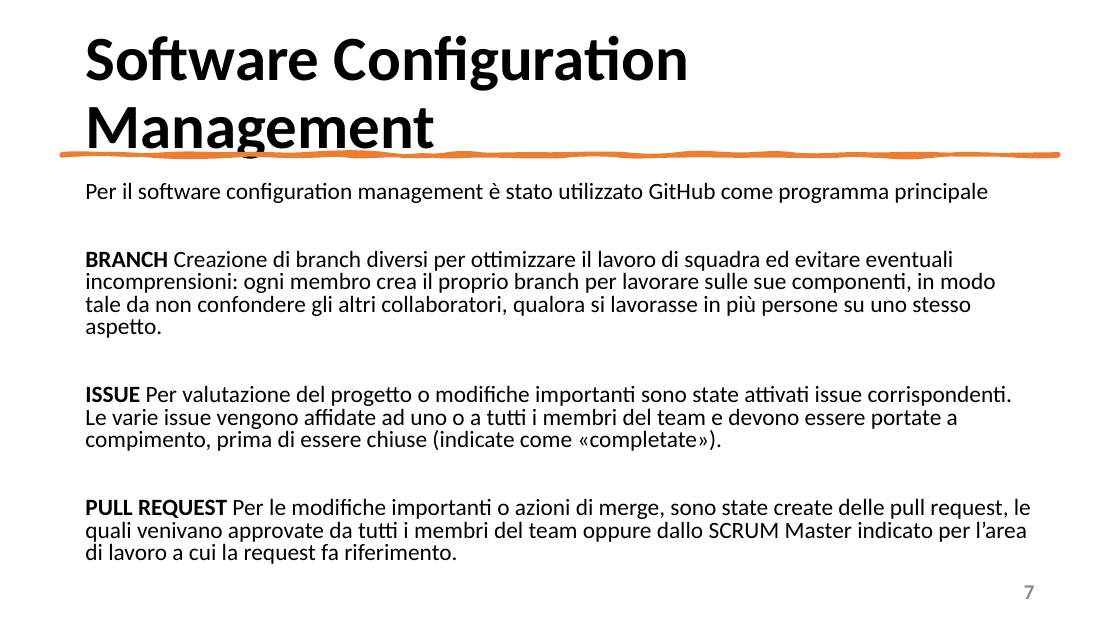
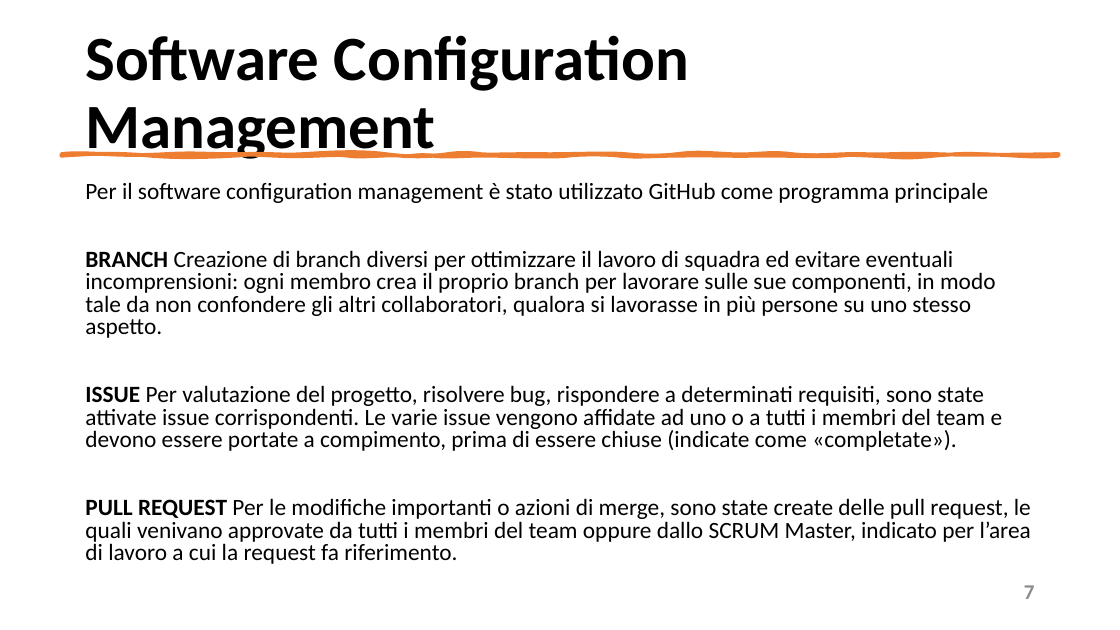
Before and after one commit to mangilimatteo/Progetto_Ingegneria_Software_Cattaneo_Mangili_Saini, a slide deck: slide 7 of Presentazione/Presentazione_Progetto.pptx. Drawn at 1120x630 pixels with LibreOffice and Linux fonts; fonts in the diff are those of the drawing. Boxes give left, top, right and bottom in pixels: in the first picture for what was removed or moved away, otherwise in the second. Text is boxed around its words. In the diff, an @@ line names an element or a change of style, - is before the commit and + after.

Commit message:
Update Presentazione_Progetto
Correzione errori

```diff
--- a/Presentazione/Presentazione_Progetto.pptx
+++ b/Presentazione/Presentazione_Progetto.pptx
@@ text at <box>85,385,1031,564</box>: text changed @@
-ISSUE Per valutazione del progetto o modifiche importanti sono state attivati issue corrispondenti. Le varie issue vengono affidate ad uno o a tutti i membri del team e devono essere portate a compimento, prima di essere chiuse (indicate come «completate»).
-PULL REQUEST Per le modifiche importanti o azioni di merge, sono state create delle pull request, le quali venivano approvate da tutti i membri del team oppure dallo SCRUM Master indicato per l’area di lavoro a cui la request fa riferimento.
+ISSUE Per valutazione del progetto, risolvere bug, rispondere a determinati requisiti, sono state attivate issue corrispondenti. Le varie issue vengono affidate ad uno o a tutti i membri del team e devono essere portate a compimento, prima di essere chiuse (indicate come «completate»).
+PULL REQUEST Per le modifiche importanti o azioni di merge, sono state create delle pull request, le quali venivano approvate da tutti i membri del team oppure dallo SCRUM Master, indicato per l’area di lavoro a cui la request fa riferimento.
```
Also in this commit, not shown: 7 other slides changed.
